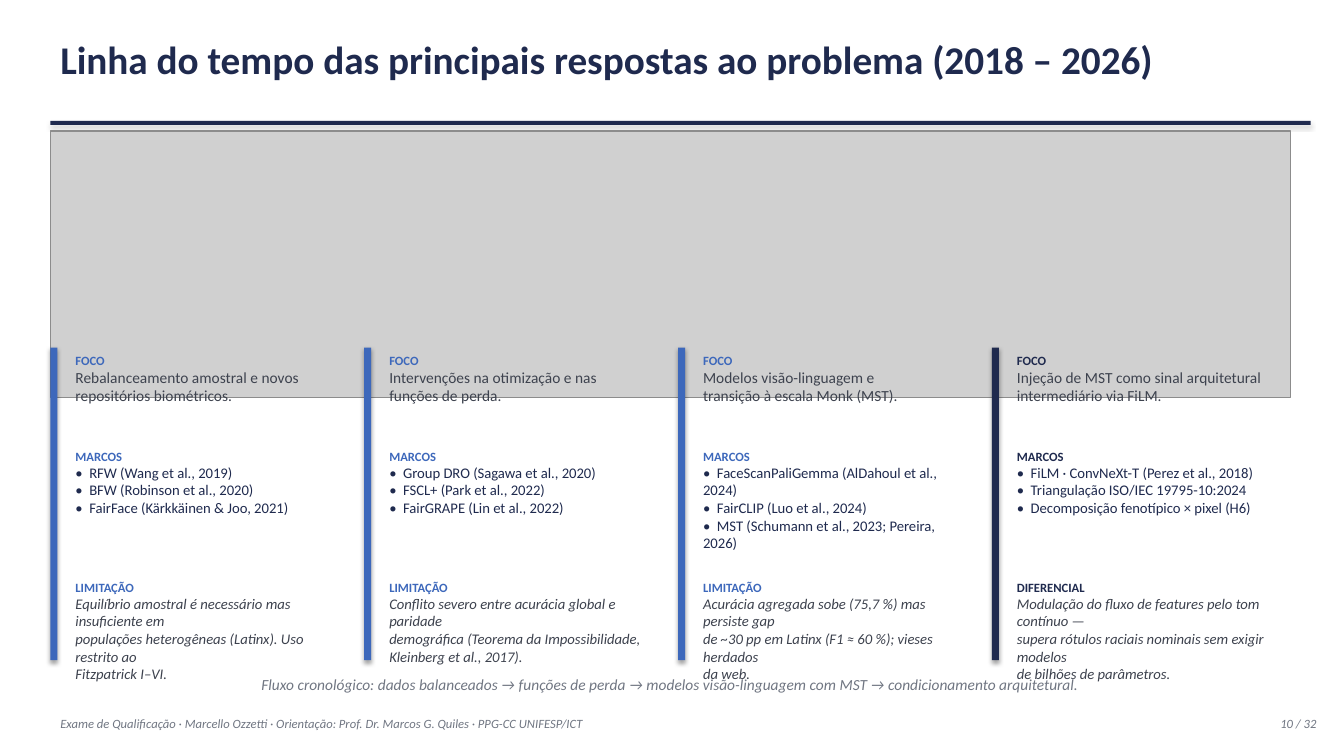
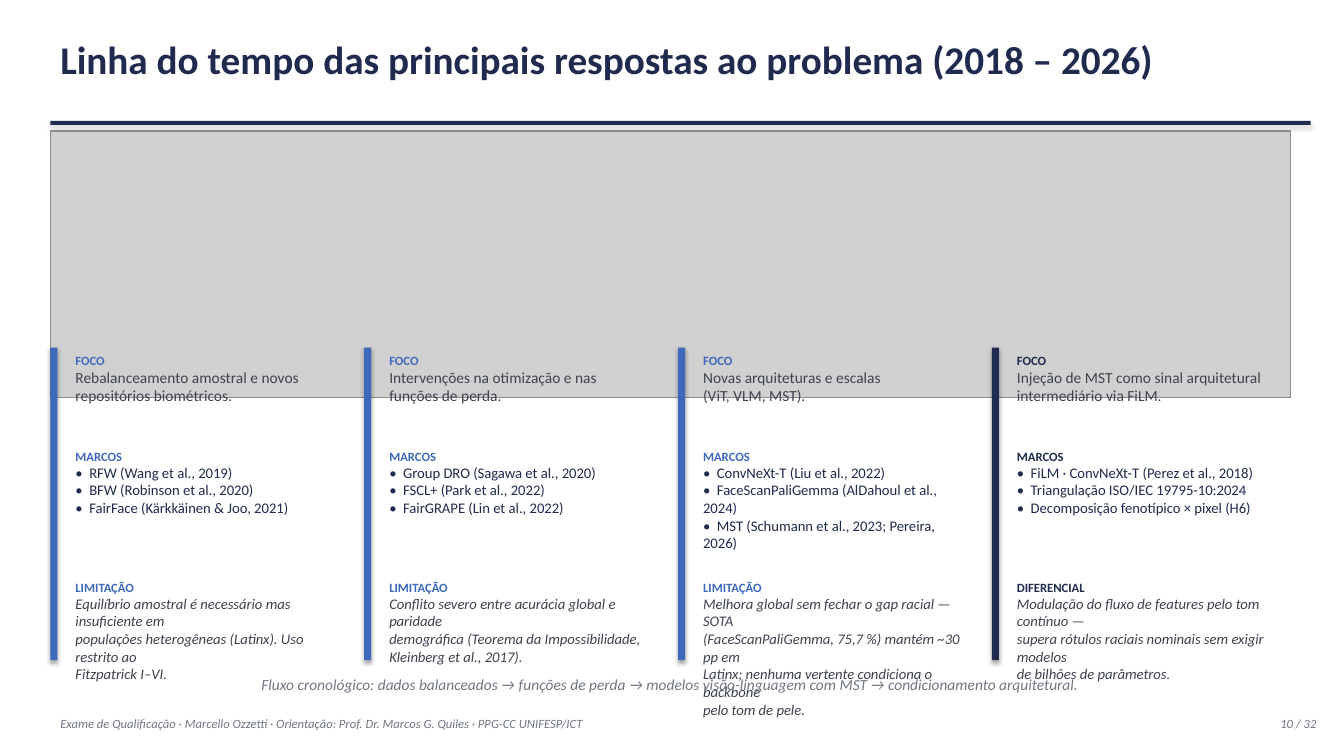
Before and after one commit to marcellozzetti/Facial-Recognition-Models-Mitigating-Bias, a slide deck: slide 10 of docs/ativo/material_qualificacao_2026-10-05.pptx. Drawn at 1344x756 pixels with LibreOffice and Linux fonts; fonts in the diff are those of the drawing; grey boxes stand for pictures. Boxes give left, top, right and bottom in pixels: in the first picture for what was removed or moved away, otherwise in the second. Text is boxed around its words. In the diff, an @@ line names an element or a change of style, - is before the commit and + after.

```diff
--- a/docs/ativo/material_qualificacao_2026-10-05.pptx
+++ b/docs/ativo/material_qualificacao_2026-10-05.pptx
@@ text at <box>703,372,880,406</box>: text changed @@
-Modelos visão-linguagem e
-transição à escala Monk (MST).
+Novas arquiteturas e escalas
+(ViT, VLM, MST).
@@ text at <box>717,467,885,480</box>: paragraph added @@
+• ConvNeXt-T (Liu et al., 2022)
@@ text at <box>717,502,867,515</box>: paragraph removed @@
-• FairCLIP (Luo et al., 2024)
@@ text at <box>703,599,960,718</box>: text changed @@
-Acurácia agregada sobe (75,7 %) mas persiste gap
-de ~30 pp em Latinx (F1 ≈ 60 %); vieses herdados
-da web.
+Melhora global sem fechar o gap racial — SOTA
+(FaceScanPaliGemma, 75,7 %) mantém ~30 pp em
+Latinx; nenhuma vertente condiciona o backbone
+pelo tom de pele.
```
Also in this commit, not shown: 3 other files.
